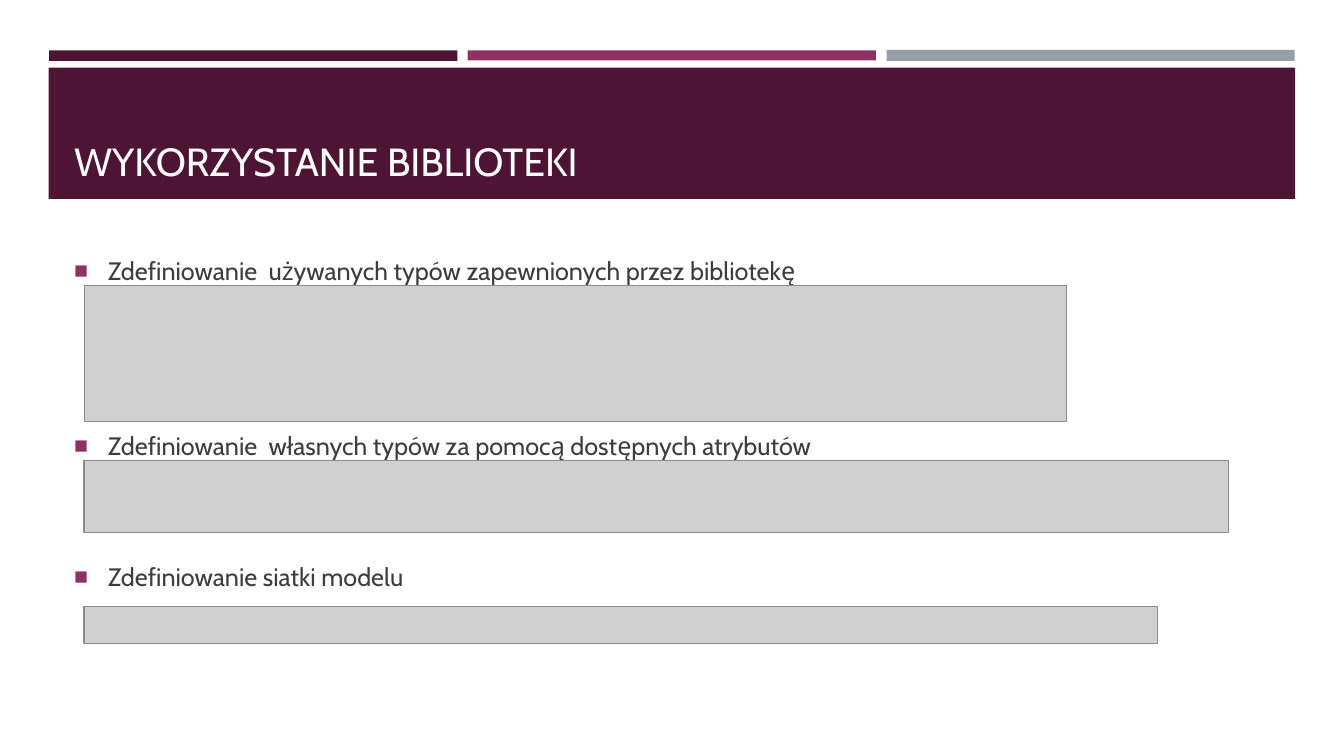
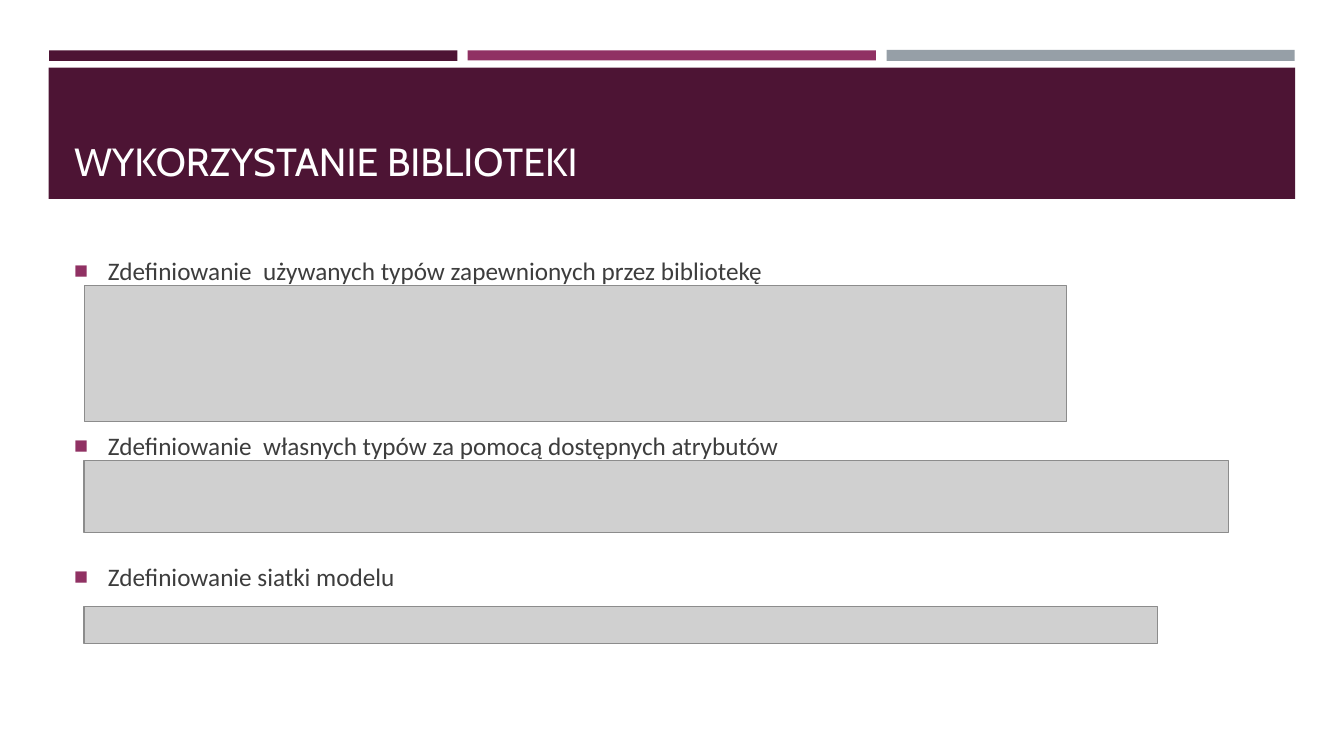
Before and after one commit to monkog/Water_Drop, a slide deck: slide 10 of Documents/Biblioteka_VCG.pptx (slide 9 before the commit). Drawn at 1344x756 pixels with LibreOffice and Linux fonts; fonts in the diff are those of the drawing; grey boxes stand for pictures. Boxes give left, top, right and bottom in pixels: in the first picture for what was removed or moved away, otherwise in the second. Text is boxed around its words. In the diff, an @@ line names an element or a change of style, - is before the commit and + after.

```diff
--- a/Documents/Biblioteka_VCG.pptx
+++ b/Documents/Biblioteka_VCG.pptx
@@ text "Zdefiniowanie używanych typów zapewnionych przez ..." at <box>108,262,778,586</box>: font Cabin to Calibri @@
```
Also in this commit, not shown: 9 other slides changed, 1 slide added.
